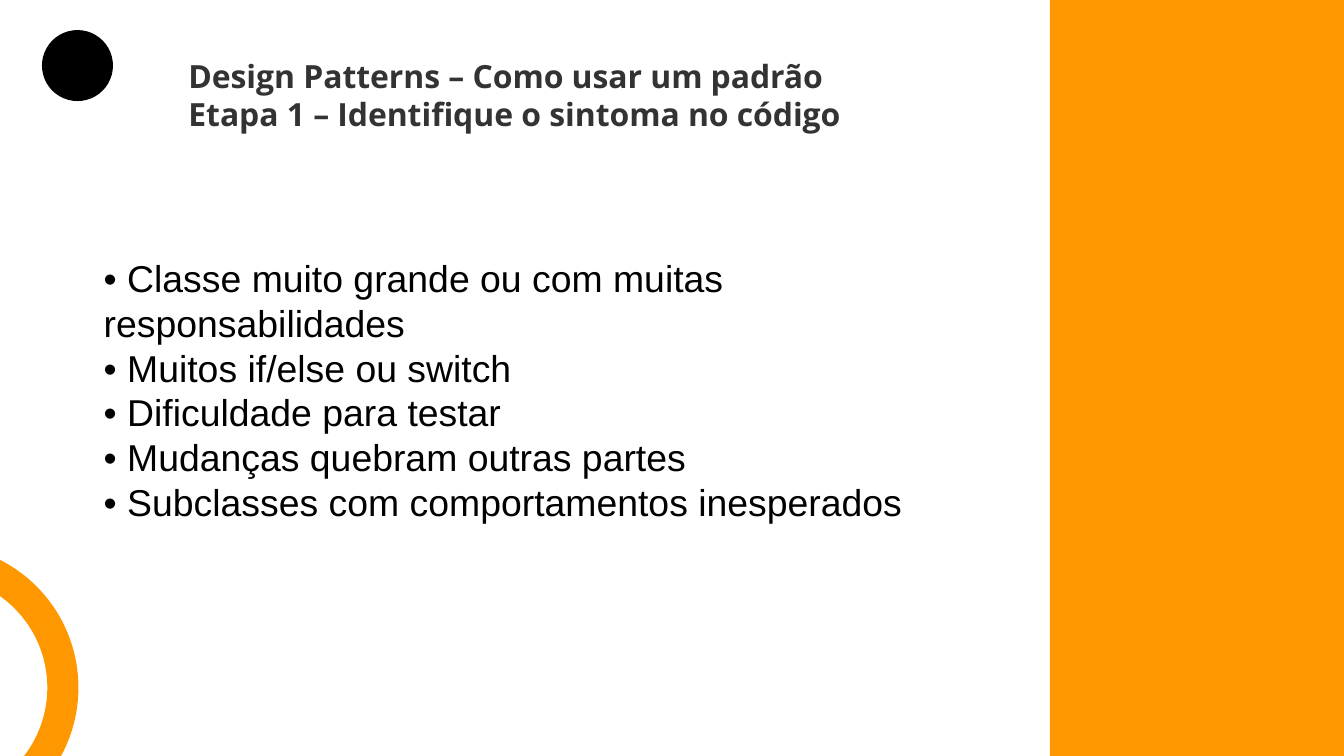
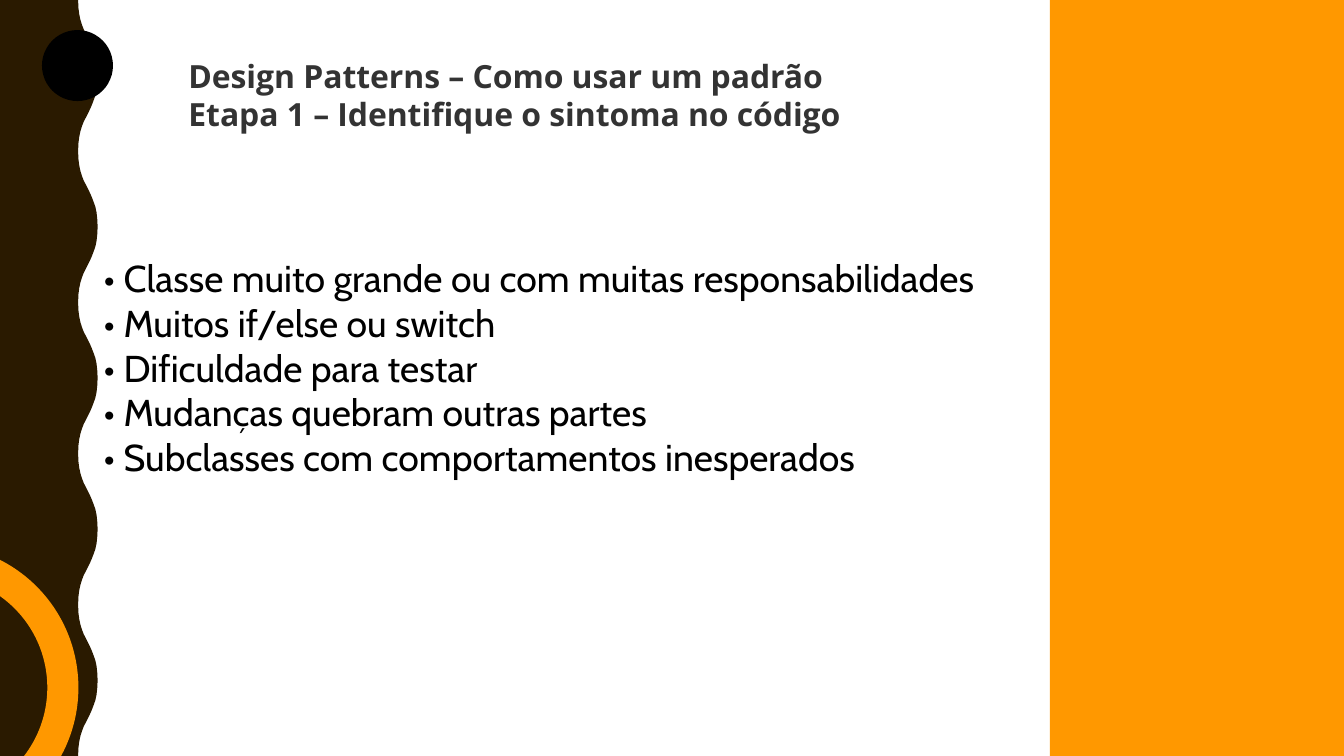
Before and after one commit to brunoduartec/workshops, a slide deck: slide 9 of Design Patterns/Design Patterns.pptx (slide 10 before the commit). Drawn at 1344x756 pixels with LibreOffice and Linux fonts; fonts in the diff are those of the drawing. Boxes give left, top, right and bottom in pixels: in the first picture for what was removed or moved away, otherwise in the second. Text is boxed around its words. In the diff, an @@ line names an element or a change of style, - is before the commit and + after.

```diff
--- a/Design Patterns/Design Patterns.pptx
+++ b/Design Patterns/Design Patterns.pptx
@@ freeform shape added at (x1=0, y1=0, x2=98, y2=755), fill #2A1A00 @@
@@ text "• Classe muito grande ou ..." at (x1=124, y1=264, x2=974, y2=480): font Arial to Cabin @@
```
Also in this commit, not shown: 12 other slides changed, 3 slides added, 1 slide removed, 40 other files.
